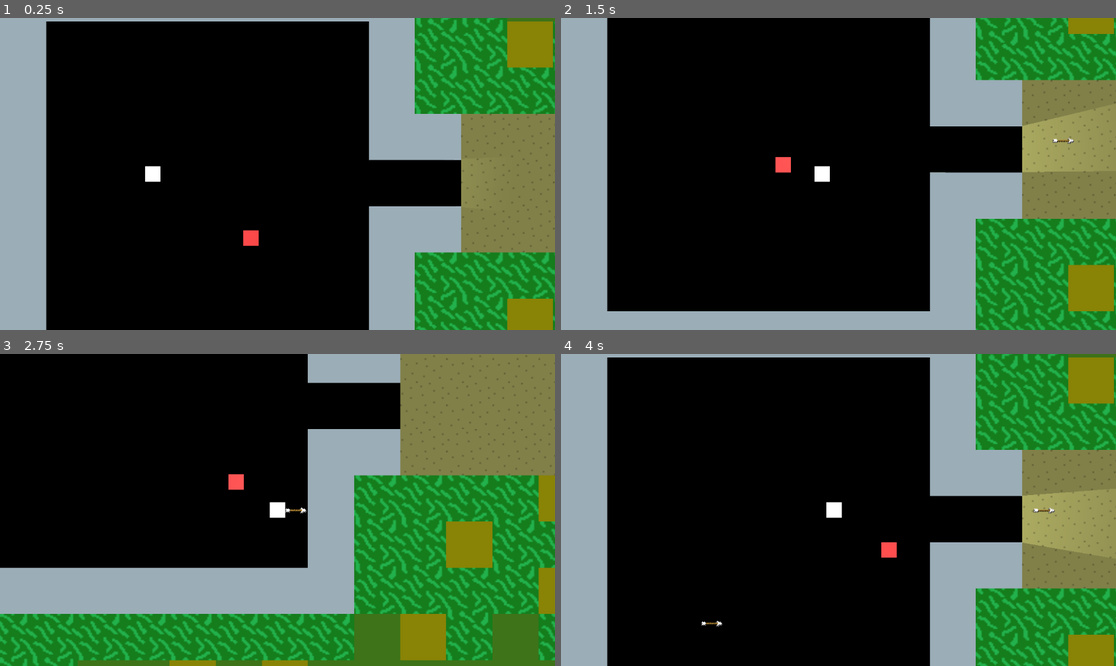
Above: before the commit, frames 1-4 (two rows, left to right).
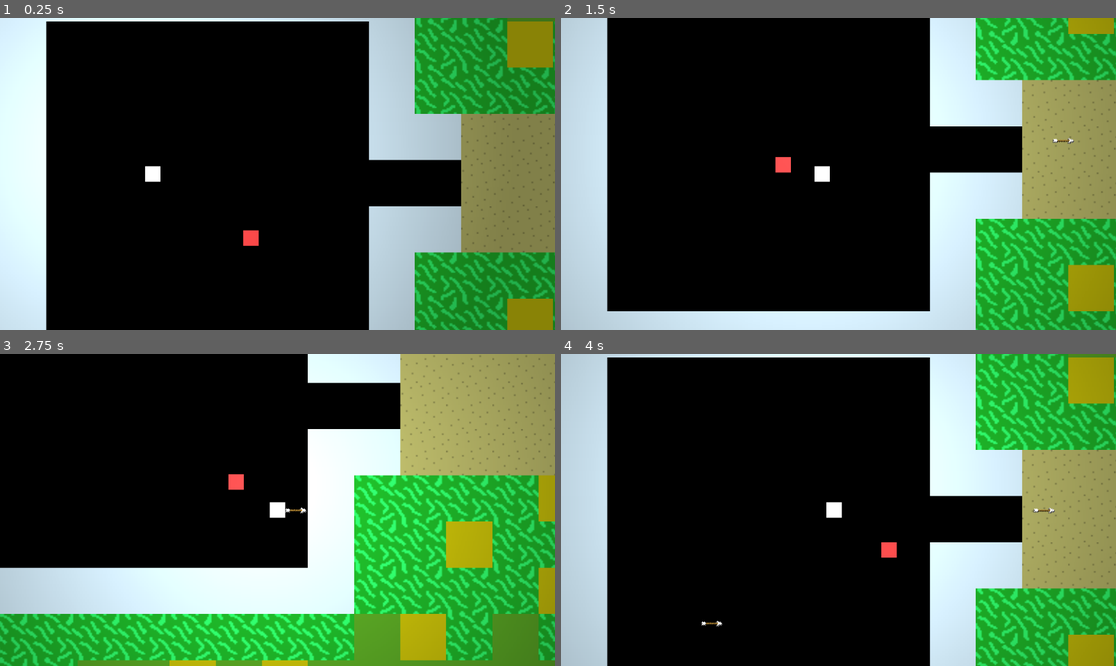
Above: after the commit, the same moments.

Repository: zznyjidi/2024-hackclub-gamejam
Game: Godot game, scene res://main.tscn
The game is run twice, just before and just after one commit, with the same random seed, the same clock (stepped at 60 frames per second) and the same inputs.
Inputs:
- Up to frame 1 (0.25 s): no input
- Up to frame 2 (1.5 s): hold D (Player_Move_RIGHT) 0.53-1.28 s; tap Space (Player_Action_ATTACT) at 0.6 s; hold S (Player_Move_DOWN) from 1.28 s (still down); tap Shift (Player_Move_RUN) at 1.35 s
- Up to frame 3 (2.75 s): release S (Player_Move_DOWN) at 2.03 s; hold D (Player_Move_RIGHT) from 2.03 s (still down); tap Space (Player_Action_ATTACT) at 2.1 s
- Up to frame 4 (4 s): release D (Player_Move_RIGHT) at 2.78 s; hold W (Player_Move_UP) 2.78-3.53 s; tap Shift (Player_Move_RUN) at 2.85 s; hold A (Player_Move_LEFT) from 3.53 s (still down); tap Space (Player_Action_ATTACT) at 3.6 s

The runs differ from the first frame. In frame 1, 17% of the frame differs, in the area x 0-80%, y 0-100%; in frame 2, 33%; in frame 3, 53%, in the area x 0-100%, y 0-100%; in frame 4, 32%.

Commit message:
Fix Map Collition

Diff:
--- a/scenes/map.tscn
+++ b/scenes/map.tscn
@@ -50,8 +50,21 @@
 [node name="LightOccluder2D" type="LightOccluder2D" parent="Scene_1_1"]
 occluder = SubResource("OccluderPolygon2D_varsc")
 
-[node name="LightOccluder2D7" type="LightOccluder2D" parent="Scene_1_1"]
-occluder = SubResource("OccluderPolygon2D_wmuqy")
+[node name="LightOccluder2D" type="LightOccluder2D" parent="Scene_1_1/LightOccluder2D"]
+position = Vector2(224, 0)
+occluder = SubResource("OccluderPolygon2D_varsc")
+
+[node name="LightOccluder2D" type="LightOccluder2D" parent="Scene_1_1/LightOccluder2D/LightOccluder2D"]
+position = Vector2(224, 0)
+occluder = SubResource("OccluderPolygon2D_varsc")
+
+[node name="LightOccluder2D" type="LightOccluder2D" parent="Scene_1_1/LightOccluder2D/LightOccluder2D/LightOccluder2D"]
+position = Vector2(224, 0)
+occluder = SubResource("OccluderPolygon2D_varsc")
+
+[node name="LightOccluder2D" type="LightOccluder2D" parent="Scene_1_1/LightOccluder2D/LightOccluder2D/LightOccluder2D/LightOccluder2D"]
+position = Vector2(224, 0)
+occluder = SubResource("OccluderPolygon2D_varsc")
 
 [node name="Dungon" type="TileMap" parent="."]
 visible = false
